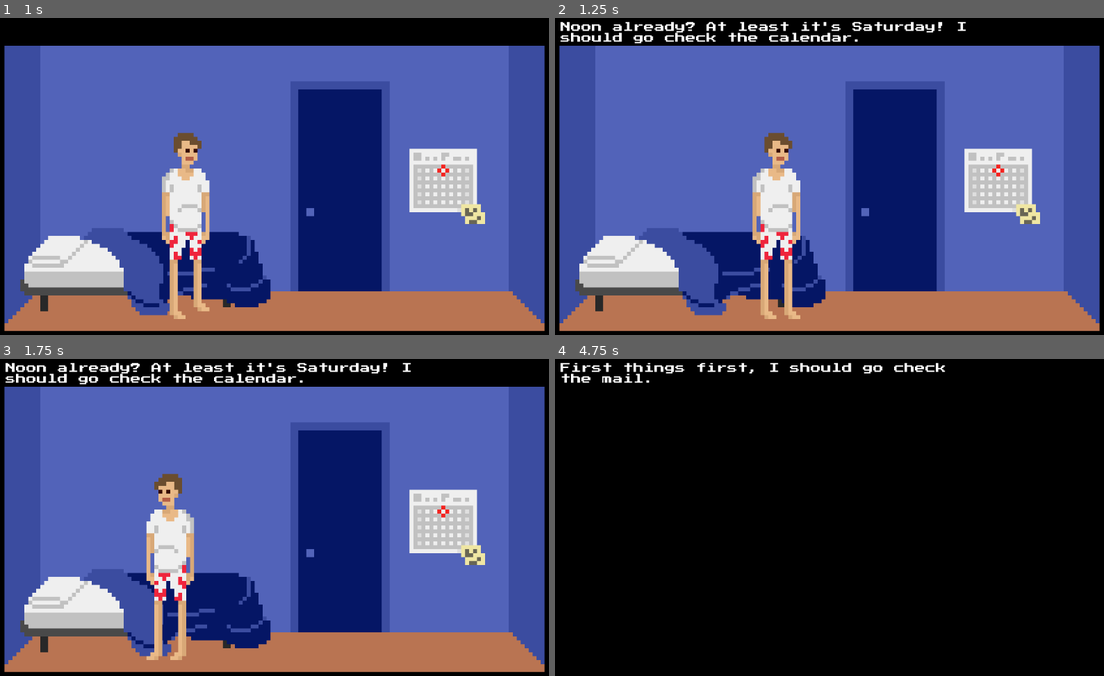
Above: before the commit, frames 1-4 (two rows, left to right).
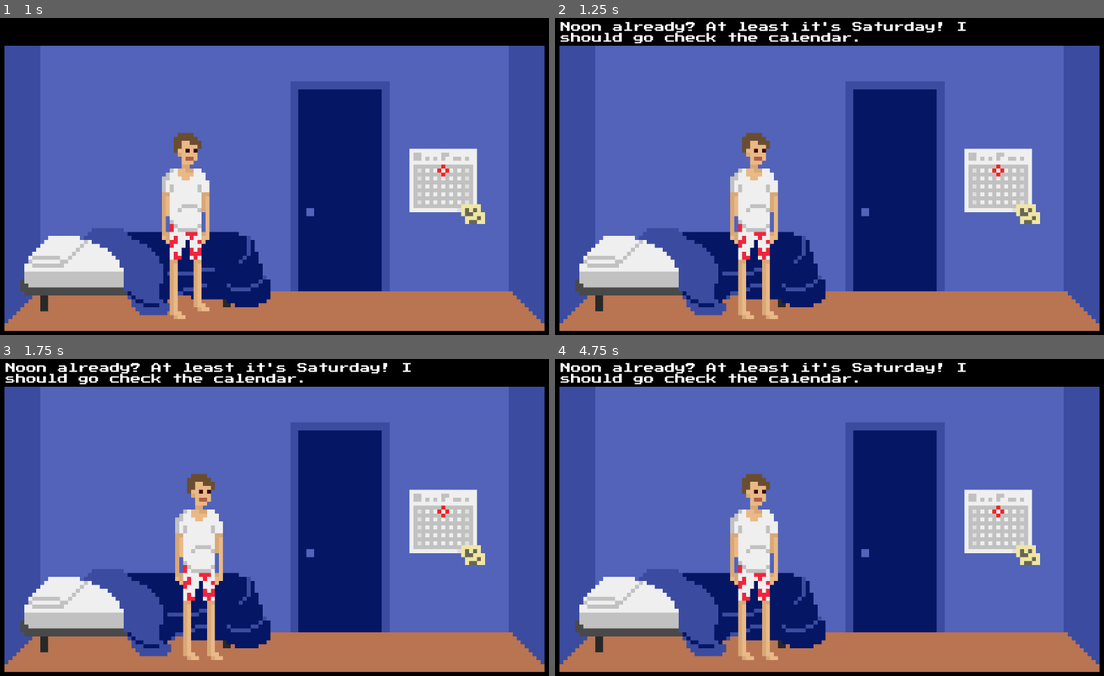
Above: after the commit, the same moments.

Repository: lthammond/CS315-midterm-Halfway_There
Game: Godot game, scene res://src/Bedroom.tscn
Same seed, same stepped clock (60 frames per second), same inputs: the game is played once before the commit and once after it. This scene is started directly instead of the project's main scene.
Inputs:
- Up to frame 1 (1 s): tap Enter at 0.5 s; hold Right (move_right) from 0.53 s (still down); hold Up (interact) from 0.53 s (still down)
- Up to frame 2 (1.25 s): keep holding Right (move_right); keep holding Up (interact)
- Up to frame 3 (1.75 s): release Right (move_right) at 1.28 s; release Up (interact) at 1.28 s; hold Left (move_left) from 1.28 s (still down); tap Up (interact) at 1.35 s
- Up to frame 4 (4.75 s): release Left (move_left) at 2.03 s; hold Up (interact) 2.03-2.78 s; hold Right (move_right) 2.03-3.53 s; tap Up (interact) at 2.85, 4.35 s; hold Up (interact) 3.53-4.28 s; hold Left (move_left) from 3.53 s (still down)

Frame 1 is identical in both runs. In frame 2, 4.4% of the frame differs, in the area x 31-45%, y 36-95%; in frame 3, 5.2%; in frame 4, 91%, in the area x 0-100%, y 1-99%.

Commit message:
Reformat Bedroom scene and script

Diff:
--- a/project/src/Bedroom.gd
+++ b/project/src/Bedroom.gd
@@ -8,17 +8,17 @@
 
 	yield(get_tree().create_timer(1), "timeout")
 	if !GlobalVariables.wakeUpTextRead:
+		$Player.active = false
 		$HUD/Dialog/WakeUpTextLabel.show()
 		yield(get_tree().create_timer(5), "timeout")
 		$HUD/Dialog/WakeUpTextLabel.hide()
 		GlobalVariables.wakeUpTextRead = true
-
-
+		$Player.active = true
 
 
 func _on_Calendar_start_interaction():
 	$Player.active = false
-	$Calendar/Interaction/AnimationPlayer.play("Fade_Dark")
+	$Calendar/Interaction/AnimationPlayer.play("Fade_dark")
 	yield(get_tree().create_timer(8), "timeout")
 	$Calendar/Interaction/AnimationPlayer.play("Zoom_on_tasks")
 	yield(get_tree().create_timer(4.5), "timeout")
--- a/project/src/Bedroom.tscn
+++ b/project/src/Bedroom.tscn
@@ -10,7 +10,7 @@
 [ext_resource path="res://src/HUD.tscn" type="PackedScene" id=8]
 
 [sub_resource type="Animation" id=1]
-resource_name = "Fade_Dark"
+resource_name = "Fade_dark"
 length = 3.0
 tracks/0/type = "value"
 tracks/0/path = NodePath("ColorRect:color")
@@ -191,7 +191,7 @@
 }
 
 [node name="AnimationPlayer" type="AnimationPlayer" parent="Calendar/Interaction"]
-anims/Fade_Dark = SubResource( 1 )
+anims/Fade_dark = SubResource( 1 )
 anims/Fade_light = SubResource( 2 )
 anims/Zoom_on_tasks = SubResource( 3 )
 
